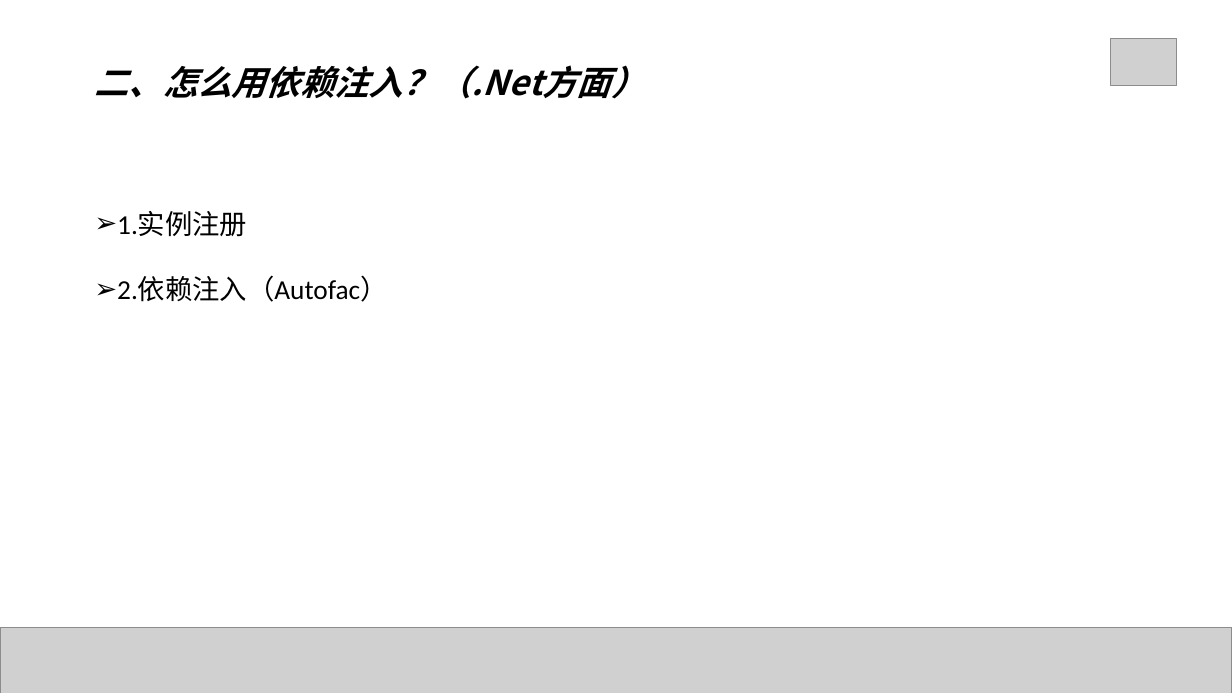
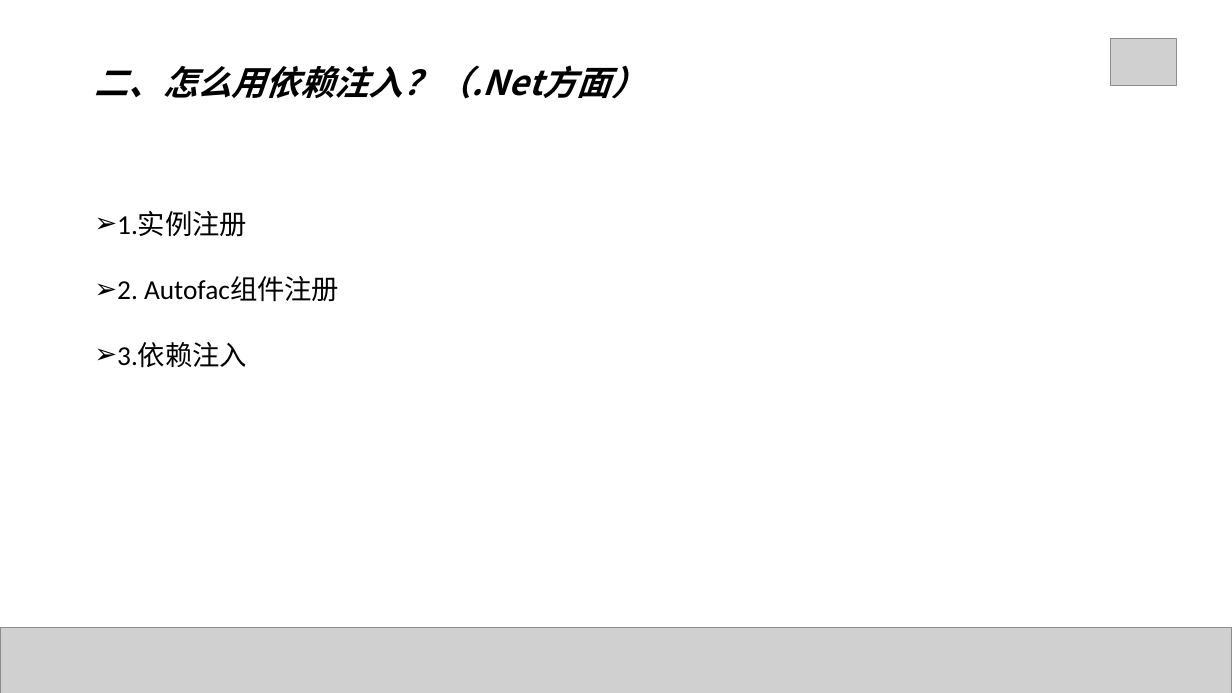
Before and after one commit to Mrchensama/DependenceInjection, a slide deck: slide 13 of 陈胡-依赖注入.pptx. Drawn at 1232x693 pixels with LibreOffice and Linux fonts; fonts in the diff are those of the drawing; grey boxes stand for pictures. Boxes give left, top, right and bottom in pixels: in the first picture for what was removed or moved away, otherwise in the second. Text is boxed around its words. In the diff, an @@ line names an element or a change of style, - is before the commit and + after.

```diff
--- a/陈胡-依赖注入.pptx
+++ b/陈胡-依赖注入.pptx
@@ text at bbox=[117, 277, 339, 368]: text changed @@
-➢ 2.依赖注入（Autofac）
+➢ 2. Autofac组件注册
+➢ 3.依赖注入
```
Also in this commit, not shown: 14 other slides changed, 8 slides added, 2 slides removed, 5 other files.
